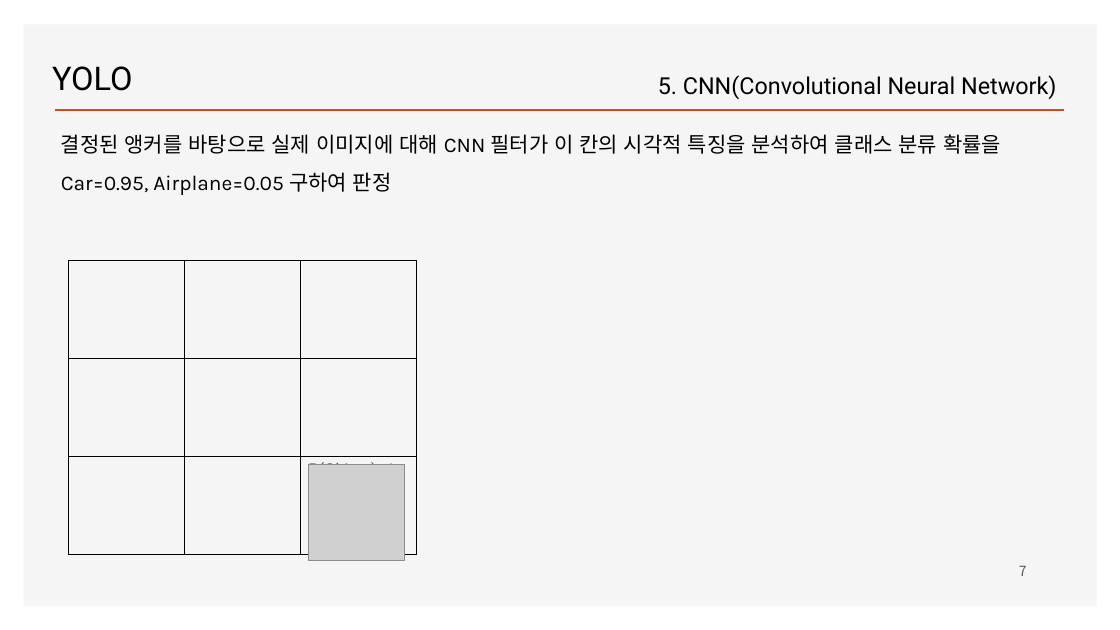
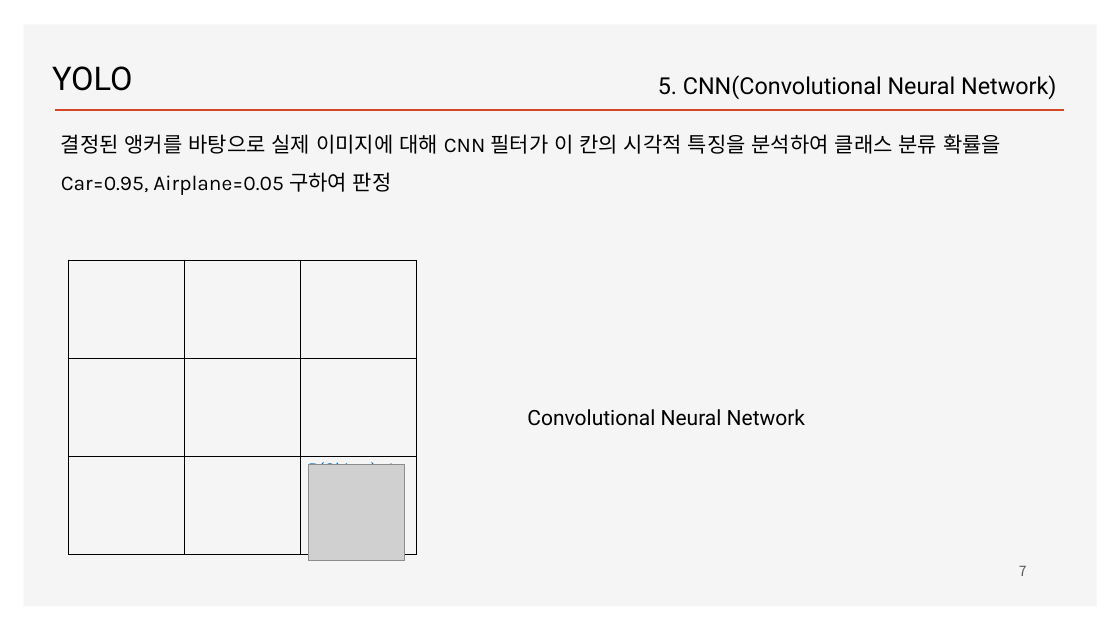
Before and after one commit to ancestor9/2026_Fall_Deep-Learning-with-Python, a slide deck: slide 7 of CNN/Object detection_YOLO.pptx. Drawn at 1120x630 pixels with LibreOffice and Linux fonts; fonts in the diff are those of the drawing; grey boxes stand for pictures; background and template pictures are left out. Boxes give left, top, right and bottom in pixels: in the first picture for what was removed or moved away, otherwise in the second. Text is boxed around its words. In the diff, an @@ line names an element or a change of style, - is before the commit and + after.

```diff
--- a/CNN/Object detection_YOLO.pptx
+++ b/CNN/Object detection_YOLO.pptx
@@ text added at [527, 409, 805, 426], 18 pt, text #000000 @@
+Convolutional Neural Network
```
Also in this commit, not shown: 1 other slide changed, 1 slide added.
